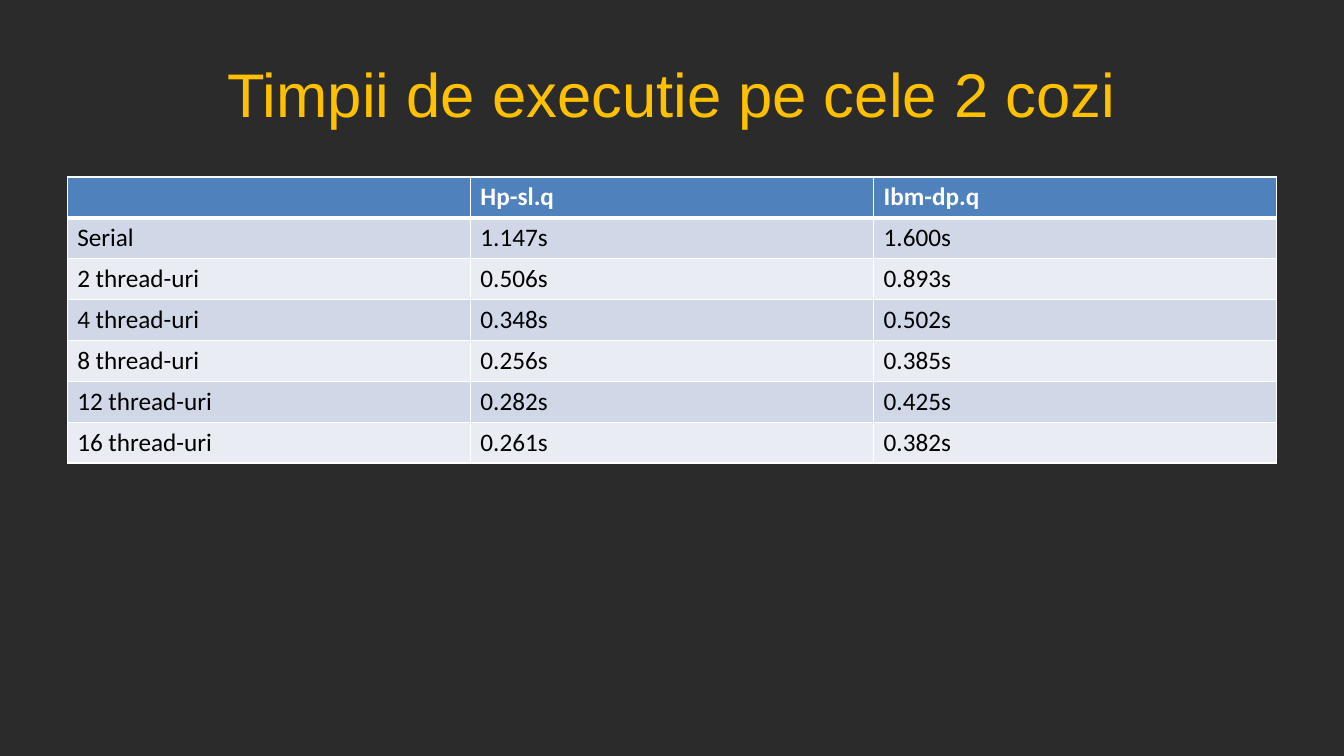
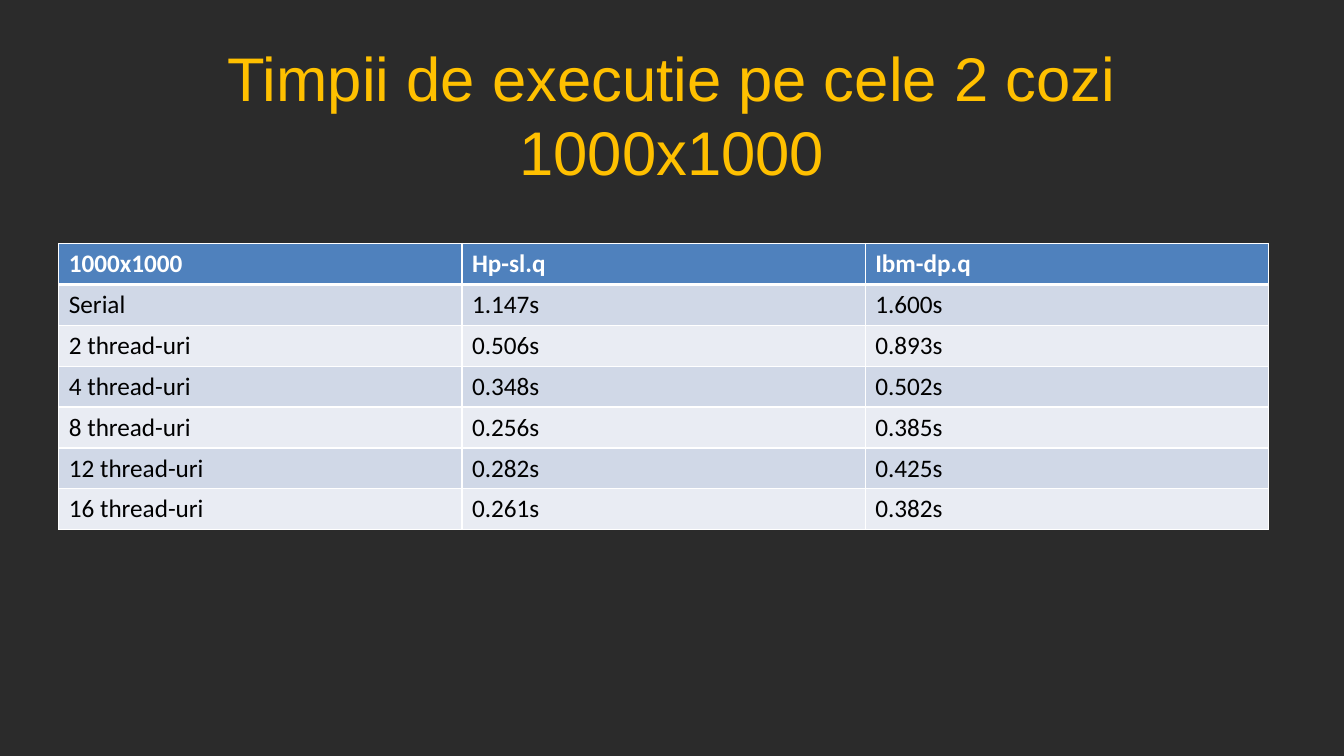
Before and after one commit to Theodor291/eeyore-team-, a slide deck: slide 9 of Cholesky.pptx. Drawn at 1344x756 pixels with LibreOffice and Linux fonts; fonts in the diff are those of the drawing; background and template pictures are left out; a plain dark background stands for a picture behind light text. Boxes give left, top, right and bottom in pixels: in the first picture for what was removed or moved away, otherwise in the second. Text is boxed around its words. In the diff, an @@ line names an element or a change of style, - is before the commit and + after.

```diff
--- a/Cholesky.pptx
+++ b/Cholesky.pptx
@@ title at box(228, 56, 1115, 176): text changed @@
-Timpii de executie pe cele 2 cozi
+Timpii de executie pe cele 2 cozi
+1000x1000
@@ table at box(58, 244, 1268, 530) @@
-row 1, column 1: 
+row 1, column 1: 1000x1000
@@ table: place and size @@
-table at box(68, 177, 1277, 464)
+table at box(58, 244, 1268, 530)
```
Also in this commit, not shown: 2 other slides changed, 13 slides added.
